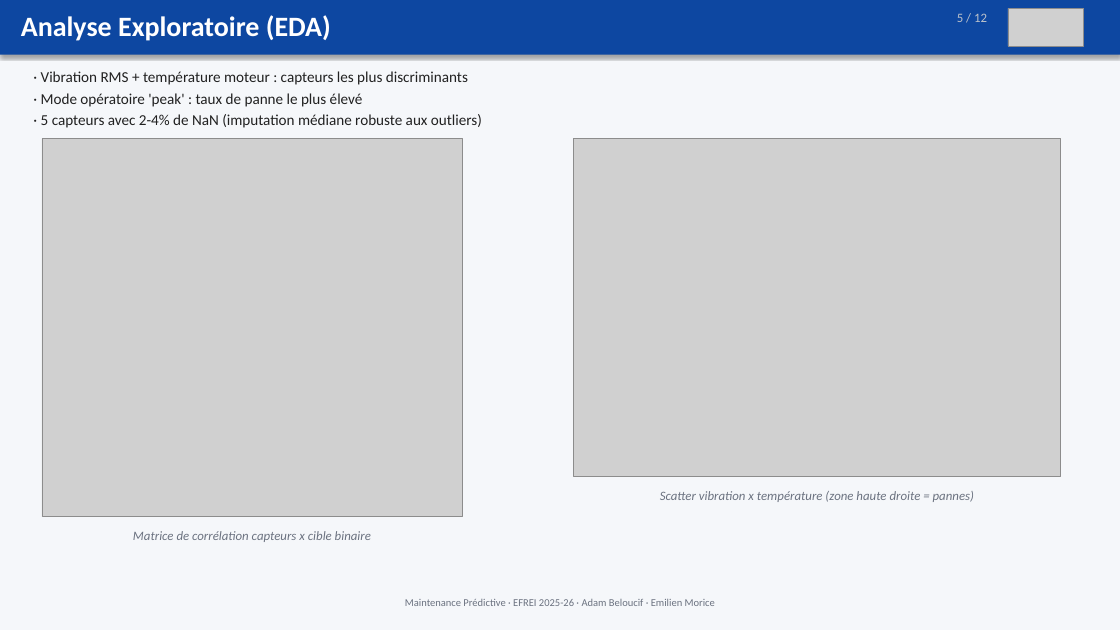
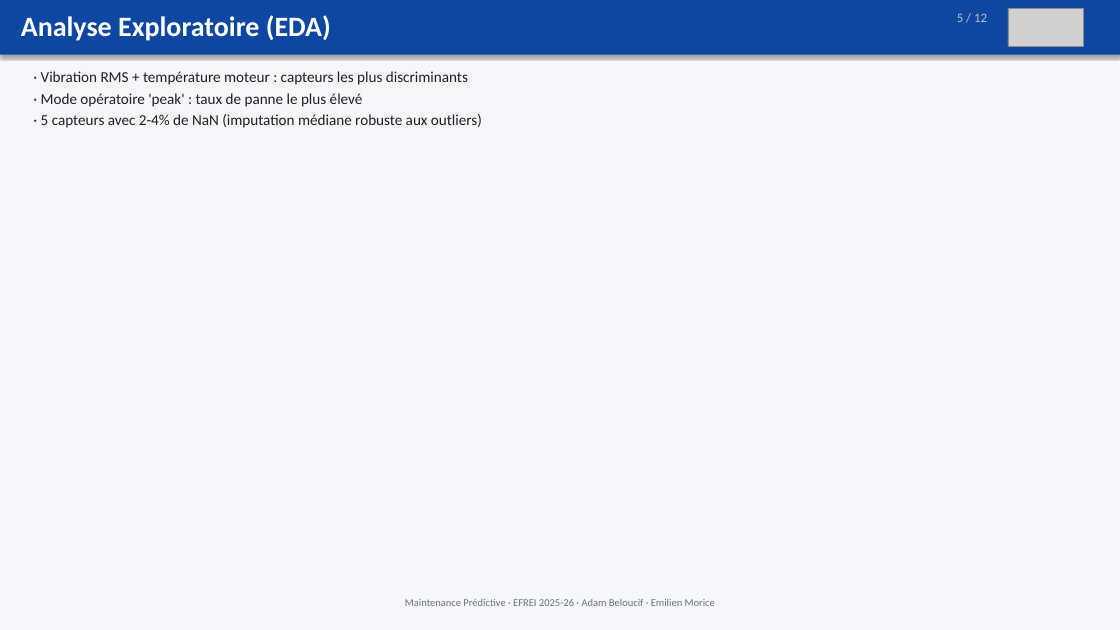
Before and after one commit to Adam-Blf/maintenance-predictive-industrielle, a slide deck: slide 5 of reports/11/presentation.pptx. Drawn at 1120x630 pixels with LibreOffice and Linux fonts; fonts in the diff are those of the drawing; grey boxes stand for pictures. Boxes give left, top, right and bottom in pixels: in the first picture for what was removed or moved away, otherwise in the second. Text is boxed around its words. In the diff, an @@ line names an element or a change of style, - is before the commit and + after.

```diff
--- a/reports/11/presentation.pptx
+++ b/reports/11/presentation.pptx
@@ picture removed at (42, 139, 463, 517) @@
@@ picture removed at (574, 139, 1061, 476) @@
@@ text removed at (660, 491, 974, 502) @@
-Scatter vibration x température (zone haute droite = pannes)
@@ text removed at (133, 531, 371, 542) @@
-Matrice de corrélation capteurs x cible binaire
```
Also in this commit, not shown: 2 other slides changed, 1 other file.
